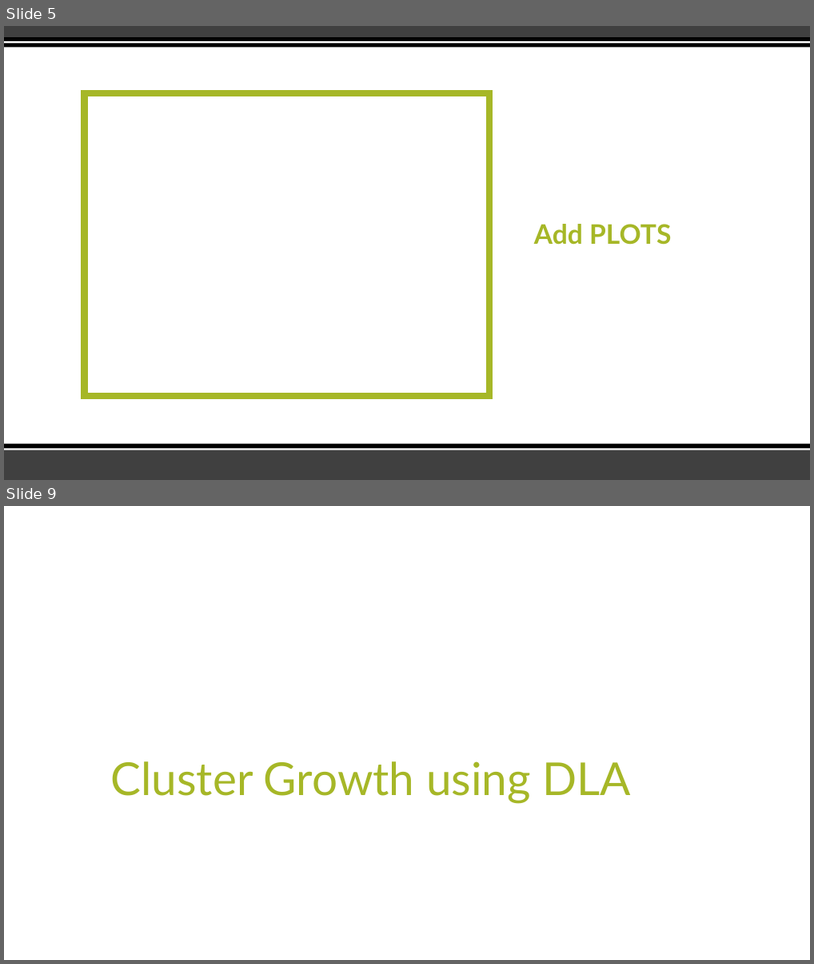
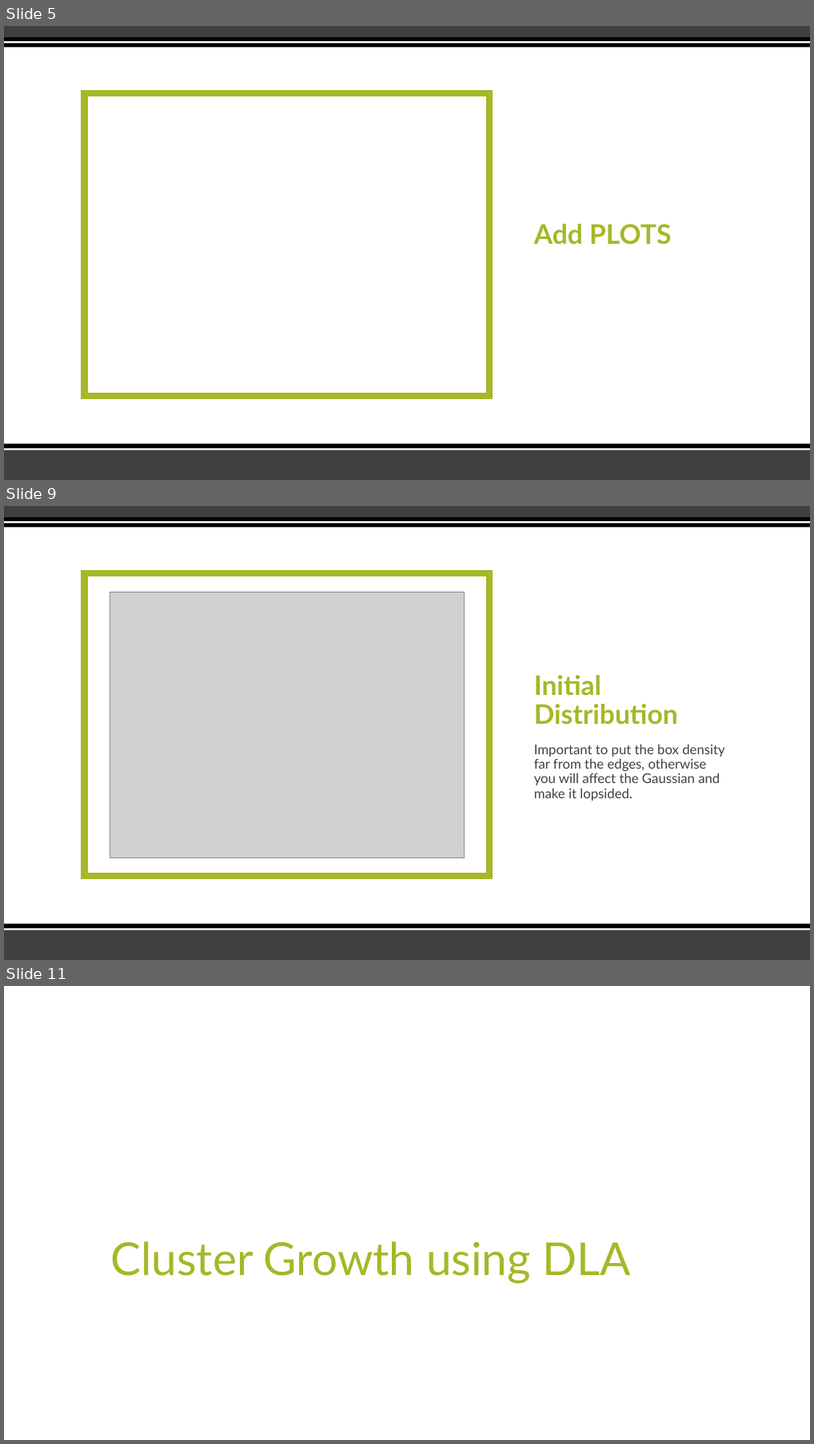
Before and after one commit to tahoeschrader/PHYS566_group4_project-1a_walk-diffusion-cluster, a slide deck: Presentation.pptx. Shown one above the other, each under a label of ours: slides 5 and 9 before the commit, slides 5, 9 and 11 after it; the slides between them are not shown. The pictures are 814x964 and 814x1444 pixels, drawn with LibreOffice and Linux fonts; fonts in the diff are those of the drawing; grey boxes stand for pictures. Boxes give left, top, right and bottom in pixels: in the first picture for what was removed or moved away, otherwise in the second. Text is boxed around its words. In the diff, an @@ line names an element or a change of style, - is before the commit and + after.

Commit message:
Added question two slides
Added all the slides for discussing question two. The rest of the
skeleton for other questions is still up too.

```diff
--- a/Presentation.pptx
+++ b/Presentation.pptx
@@ slide 9 added at box(4, 506, 810, 960), background #FFFFFF; not listed: 7 template elements that a slide beside it also shows @@
@@ picture added at box(110, 592, 465, 857) @@
@@ title added at box(534, 675, 678, 724), 32 pt, text #A6B727, bold @@
+Initial Distribution
@@ text added at box(534, 744, 725, 800), 16 pt, text #404040 @@
+Important to put the box density far from the edges, otherwise you will affect the Gaussian and make it lopsided.
@@ what was slide 9 is now slide 11 @@
```
Also in this commit, not shown: 1 slide changed, 3 other slides added, 2 slides removed.
